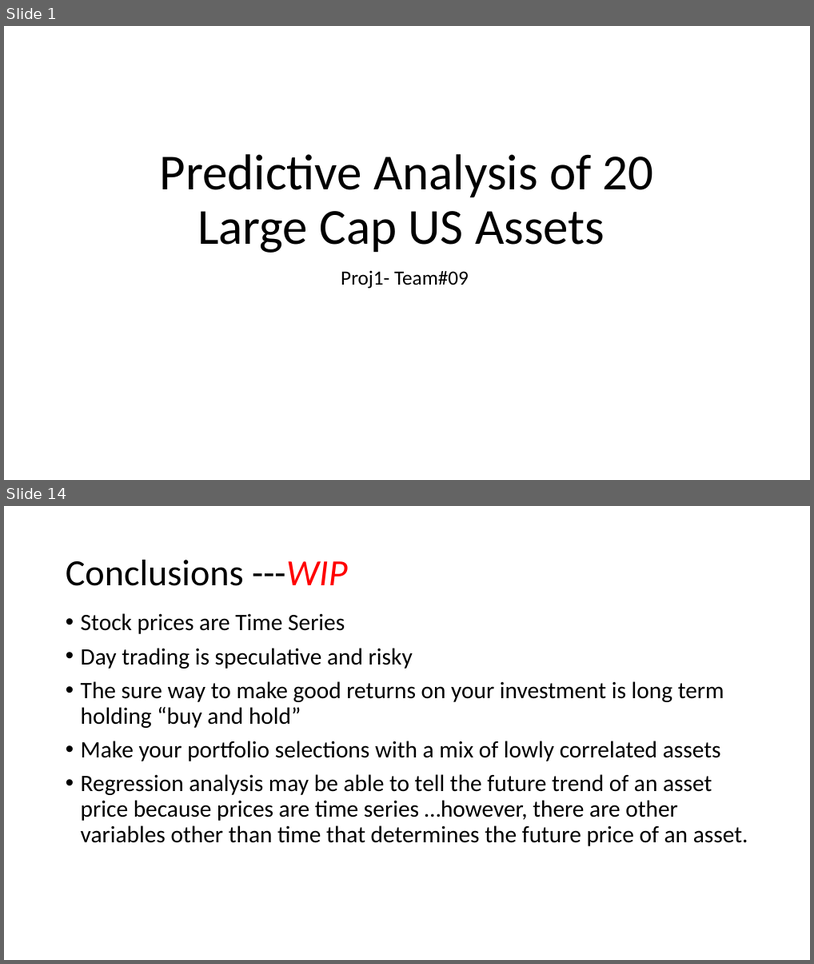
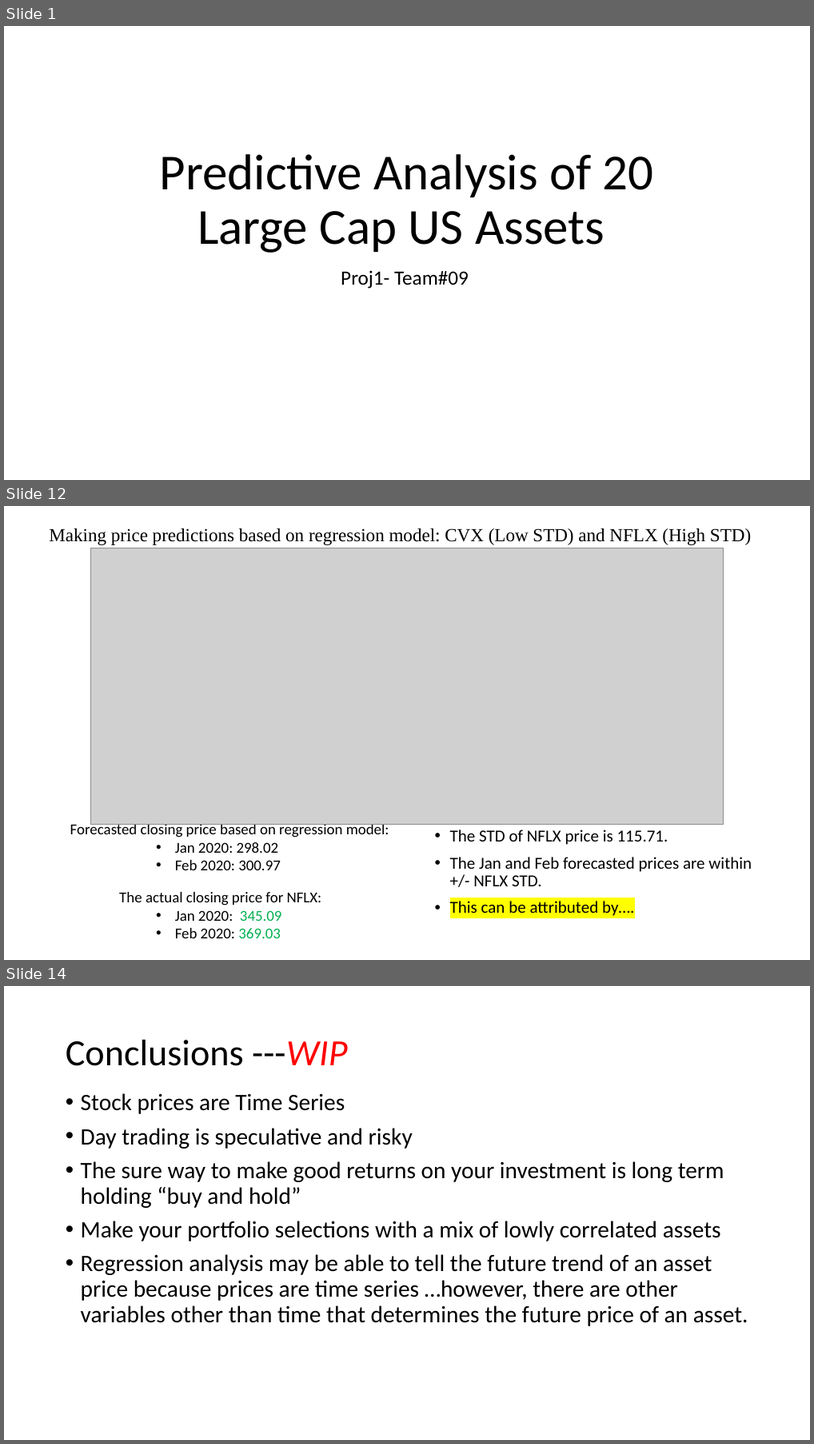
Before and after one commit to claybeaver/Group9_Project1, a slide deck: Final_Presentation.pptx. Shown one above the other, each under a label of ours: slides 1 and 14 before the commit, slides 1, 12 and 14 after it; the slides between them are not shown. The pictures are 814x964 and 814x1444 pixels, drawn with LibreOffice and Linux fonts; fonts in the diff are those of the drawing; grey boxes stand for pictures. Boxes give left, top, right and bottom in pixels: in the first picture for what was removed or moved away, otherwise in the second. Text is boxed around its words. In the diff, an @@ line names an element or a change of style, - is before the commit and + after.

Commit message:
Worked on Final_Presentation.pptx, added new images

```diff
--- a/Final_Presentation.pptx
+++ b/Final_Presentation.pptx
@@ slide 12 added at (4, 506, 810, 960), background #FFFFFF @@
@@ title added at (49, 528, 751, 545), 22 pt, text #000000 @@
+Making price predictions based on regression model: CVX (Low STD) and NFLX (High STD)
@@ picture added at (91, 548, 723, 824) @@
@@ text added at (70, 822, 390, 870), 18 pt, text #000000 @@
+Forecasted closing price based on regression model:
+      • Jan 2020: 298.02
+      • Feb 2020: 300.97
@@ text added at (450, 829, 752, 916), 20 pt, text #000000 @@
+• The STD of NFLX price is 115.71.
+• The Jan and Feb forecasted prices are within +/- NFLX STD.
+• This can be attributed by….
@@ text added at (119, 892, 322, 938), 18 pt, text #000000 @@
+The actual closing price for NFLX:
+      • Jan 2020: 345.09
+      • Feb 2020: 369.03
```
Also in this commit, not shown: 11 slides changed, 1 slide removed, 4 other files.
